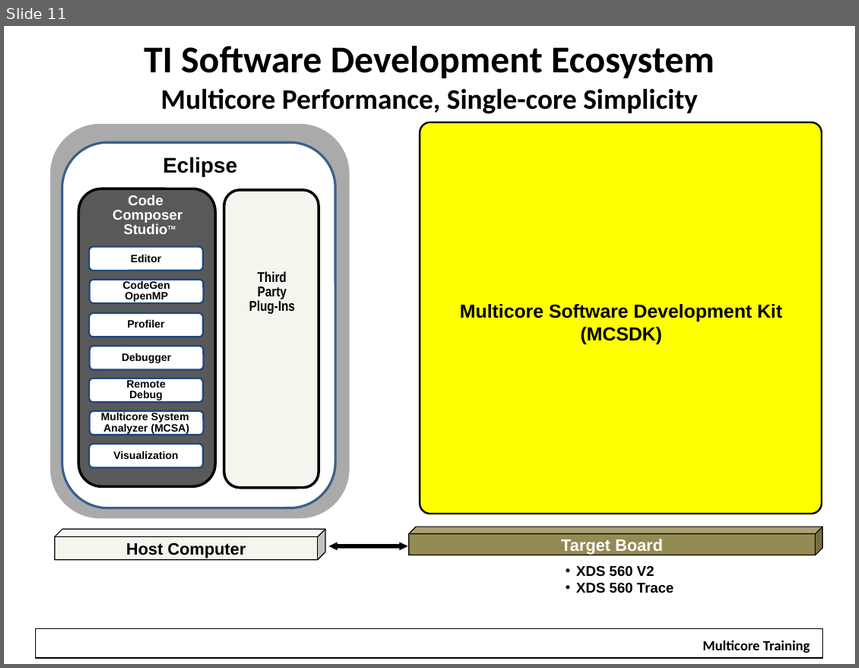
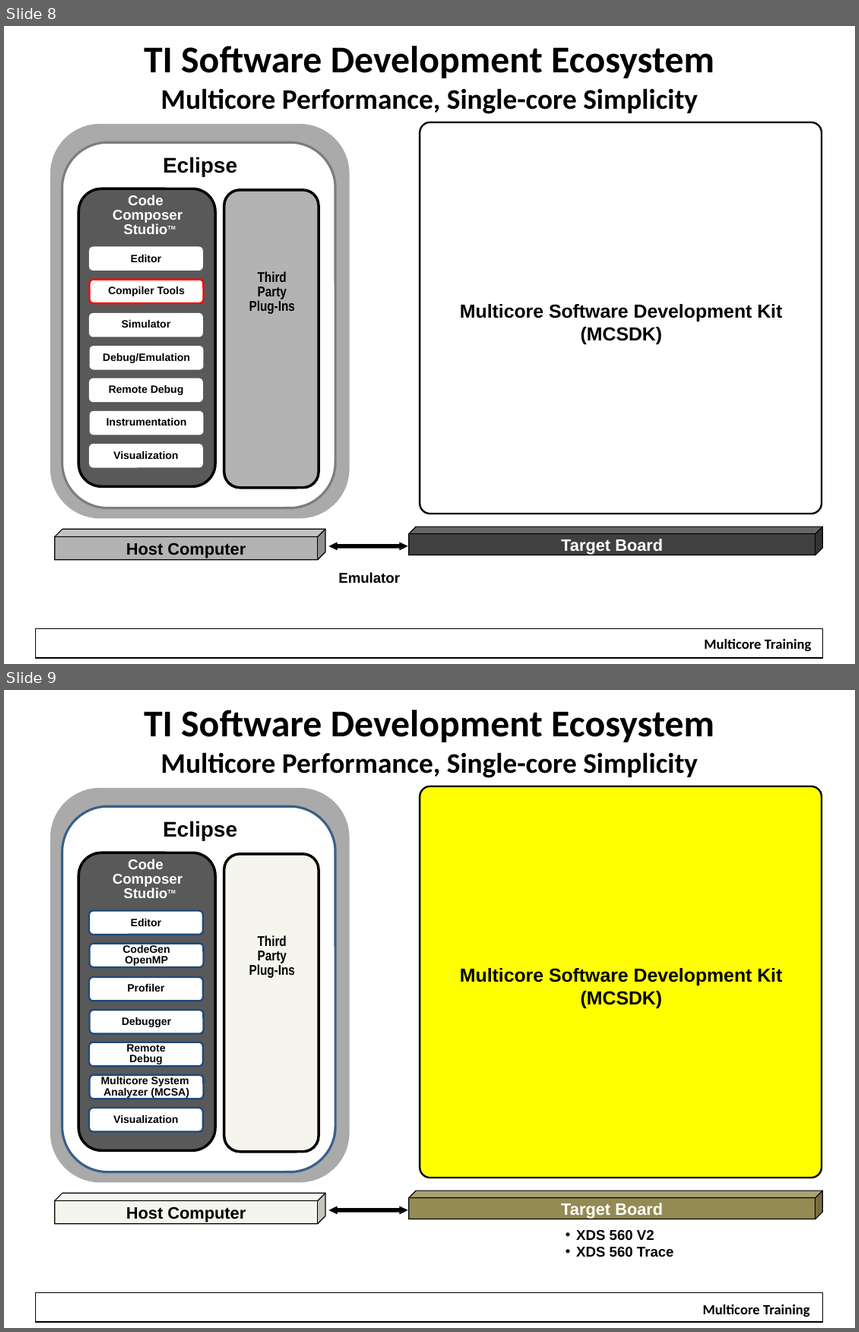
Before and after one commit to hari1989/keystone-workshop, a slide deck: slides/Introduction to KeyStone Software Ecosystem.pptx. Shown one above the other, each under a label of ours: slide 11 before the commit, slides 8 and 9 after it. The pictures are 859x668 and 859x1332 pixels, drawn with LibreOffice and Linux fonts; fonts in the diff are those of the drawing; background and template pictures are left out. Boxes give left, top, right and bottom in pixels: in the first picture for what was removed or moved away, otherwise in the second. Text is boxed around its words. In the diff, an @@ line names an element or a change of style, - is before the commit and + after.

```diff
--- a/slides/Introduction to KeyStone Software Ecosystem.pptx
+++ b/slides/Introduction to KeyStone Software Ecosystem.pptx
@@ slide 8 added at <box>4,26,855,664</box>, background #FFFFFF; not listed: 1 template element that a slide beside it also shows @@
@@ title added at <box>144,46,715,114</box>, 24 pt, text #000000, bold @@
+TI Software Development Ecosystem
+Multicore Performance, Single-core Simplicity
@@ rounded rectangle added at <box>50,124,350,518</box>, fill #AAAAAA @@
@@ rounded rectangle added at <box>420,123,822,514</box>, fill #FFFFFF, outline #000000 1.5 pt @@
@@ rounded rectangle added at <box>62,142,335,509</box>, fill #FFFFFF, outline #7E7E7E 2 pt @@
@@ text added at <box>163,157,237,176</box>, 18 pt, text #000000, bold @@
+Eclipse
@@ rounded rectangle added at <box>79,189,216,487</box>, fill #595959, outline #000000 2.25 pt @@
@@ rounded rectangle added at <box>80,187,217,250</box>, 12 pt, text #FFFFFF, bold @@
+Code
+Composer
+StudioTM
@@ rounded rectangle added at <box>224,190,319,488</box>, fill #B3B3B3, outline #000000 2.25 pt @@
@@ rounded rectangle added at <box>89,246,203,270</box>, fill #FFFFFF, 9 pt, text #000000, bold @@
+Editor
@@ rounded rectangle added at <box>225,263,320,331</box>, 12 pt, text #000000, bold @@
+Third
+Party
+Plug-Ins
@@ rounded rectangle added at <box>90,280,204,303</box>, fill #FFFFFF, outline #FF0000 1.5 pt, 9 pt, text #000000, bold @@
+Compiler Tools
@@ rounded rectangle added at <box>89,313,203,337</box>, fill #FFFFFF, 9 pt, text #000000, bold @@
+Simulator
@@ text added at <box>460,304,782,344</box>, 16 pt, text #000000, bold @@
+Multicore Software Development Kit
+(MCSDK)
@@ rounded rectangle added at <box>90,346,204,370</box>, fill #FFFFFF, 9 pt, text #000000, bold @@
+Debug/Emulation
@@ rounded rectangle added at <box>89,379,203,402</box>, fill #FFFFFF, 9 pt, text #000000, bold @@
+Remote Debug
@@ rounded rectangle added at <box>90,411,204,436</box>, fill #FFFFFF, 9 pt, text #000000, bold @@
+Instrumentation
@@ rounded rectangle added at <box>89,444,203,468</box>, fill #FFFFFF, 9 pt, text #000000, bold @@
+Visualization
@@ cube added at <box>55,529,325,560</box>, fill #B3B3B3, outline #000000 0.75 pt, 14 pt, text #000000, bold @@
+Host Computer
@@ left right arrow added at <box>329,543,408,551</box>, fill #000000 @@
@@ cube added at <box>409,528,823,556</box>, fill #404040, outline #000000 0.75 pt, 14 pt, text #FFFFFF, bold @@
+Target Board
@@ text added at <box>338,572,400,583</box>, 12 pt, text #000000, bold @@
+Emulator
@@ text added at <box>704,639,812,651</box>, 12 pt, text #000000, bold @@
+Multicore Training
@@ what was slide 11 is now slide 9 @@
```
Also in this commit, not shown: 2 slides changed.
